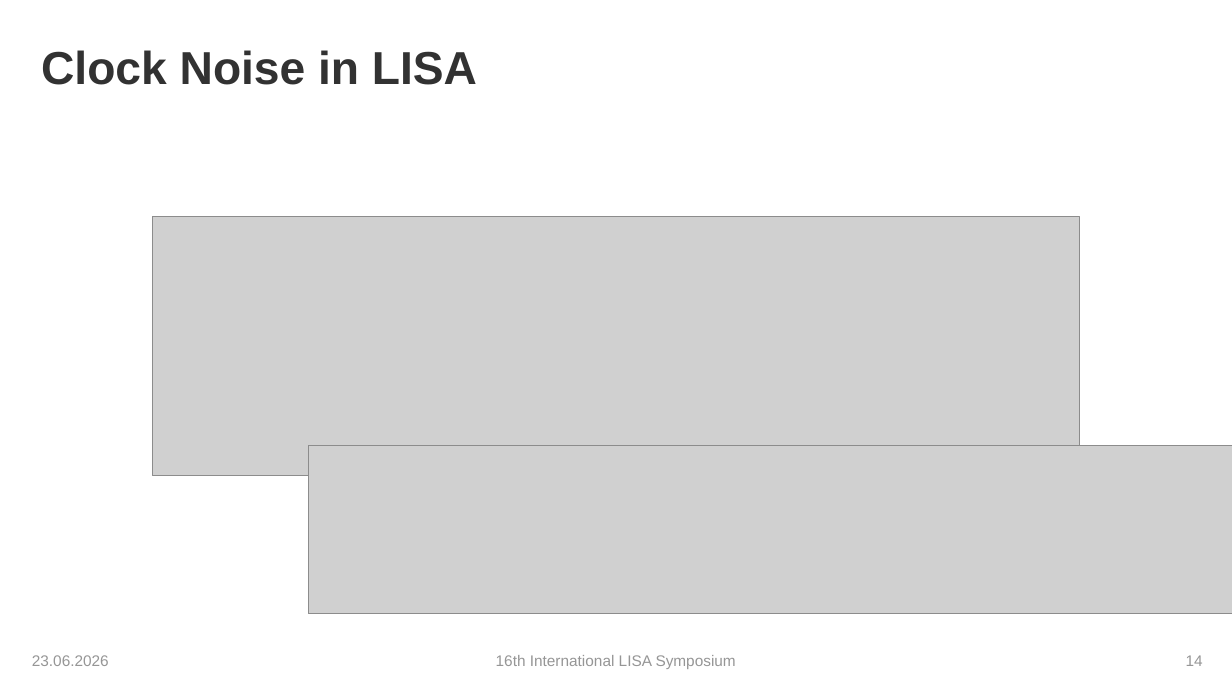
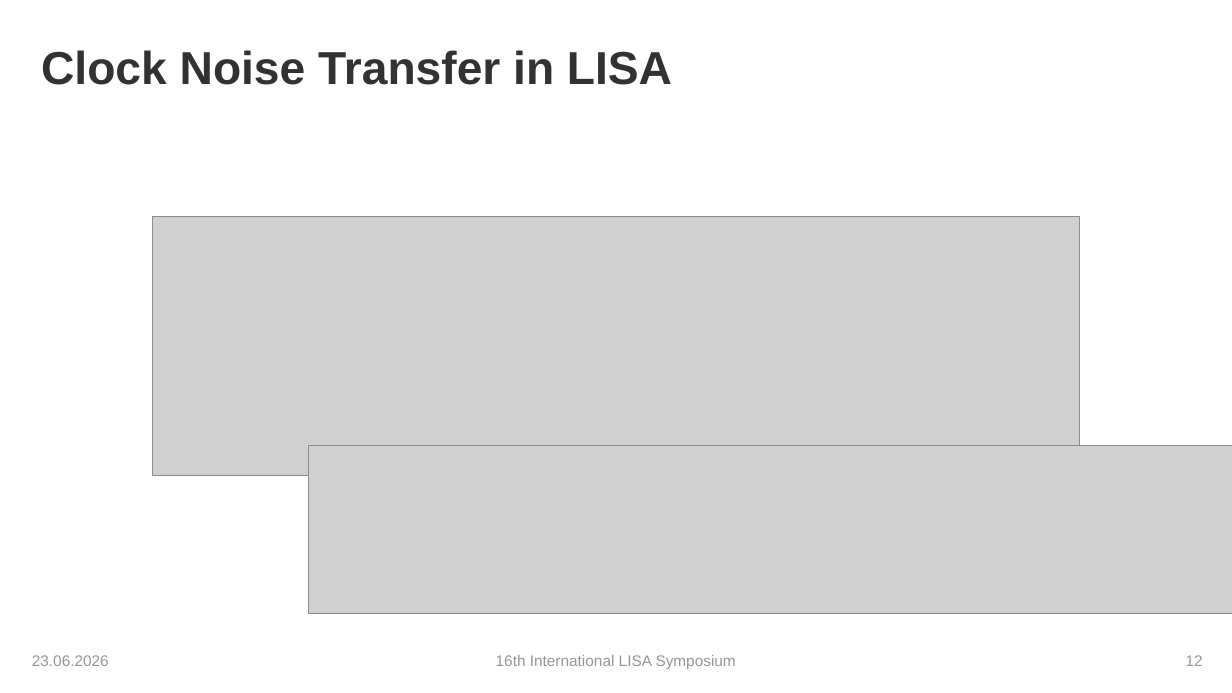
Before and after one commit to karinkruuse/Esitlused, a slide deck: slide 12 of Kruuse_Symposium_2026 - Copy.pptx (slide 14 before the commit). Drawn at 1232x693 pixels with LibreOffice and Linux fonts; fonts in the diff are those of the drawing; grey boxes stand for pictures; background and template pictures are left out. Boxes give left, top, right and bottom in pixels: in the first picture for what was removed or moved away, otherwise in the second. Text is boxed around its words. In the diff, an @@ line names an element or a change of style, - is before the commit and + after.

```diff
--- a/Kruuse_Symposium_2026 - Copy.pptx
+++ b/Kruuse_Symposium_2026 - Copy.pptx
@@ title at bbox=[41, 50, 672, 85]: text changed @@
-Clock Noise in LISA
+Clock Noise Transfer in LISA
@@ page number at bbox=[1186, 655, 1203, 666]: text changed @@
-14
+12
```
Also in this commit, not shown: 10 other slides changed, 2 slides removed.
